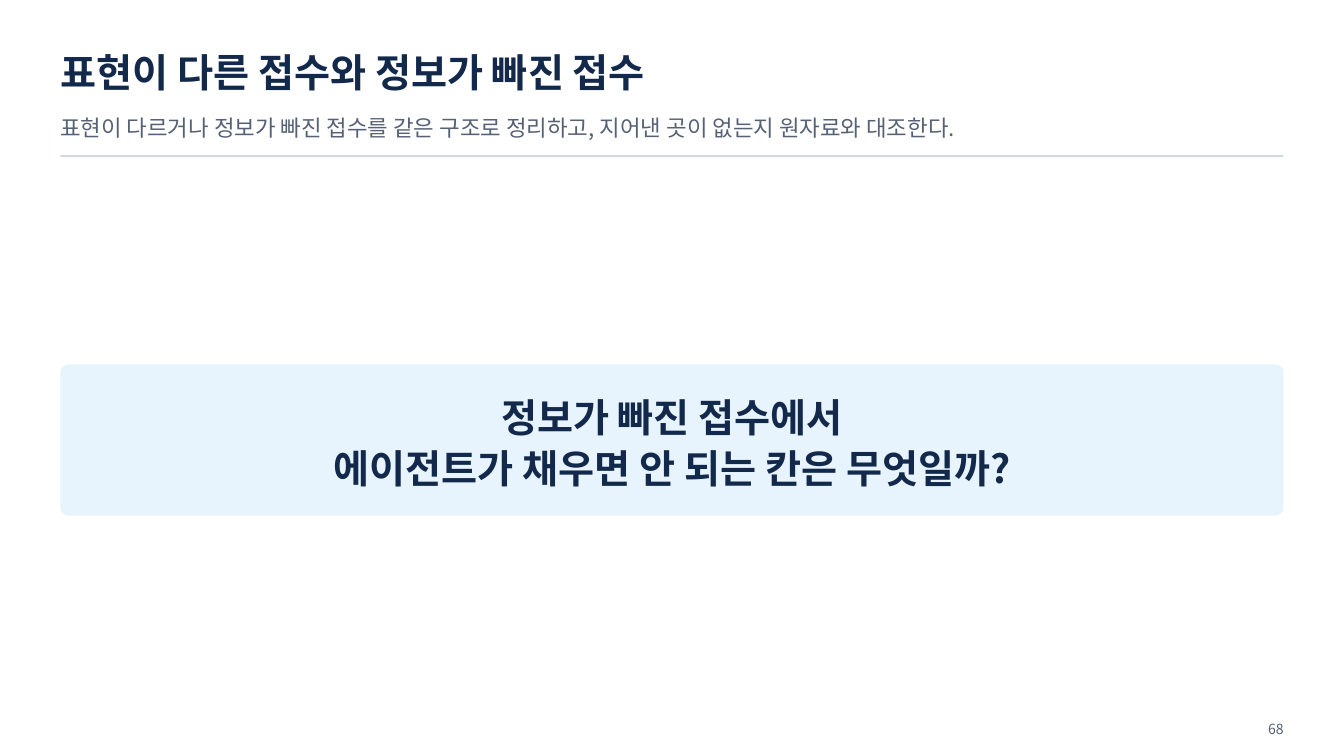
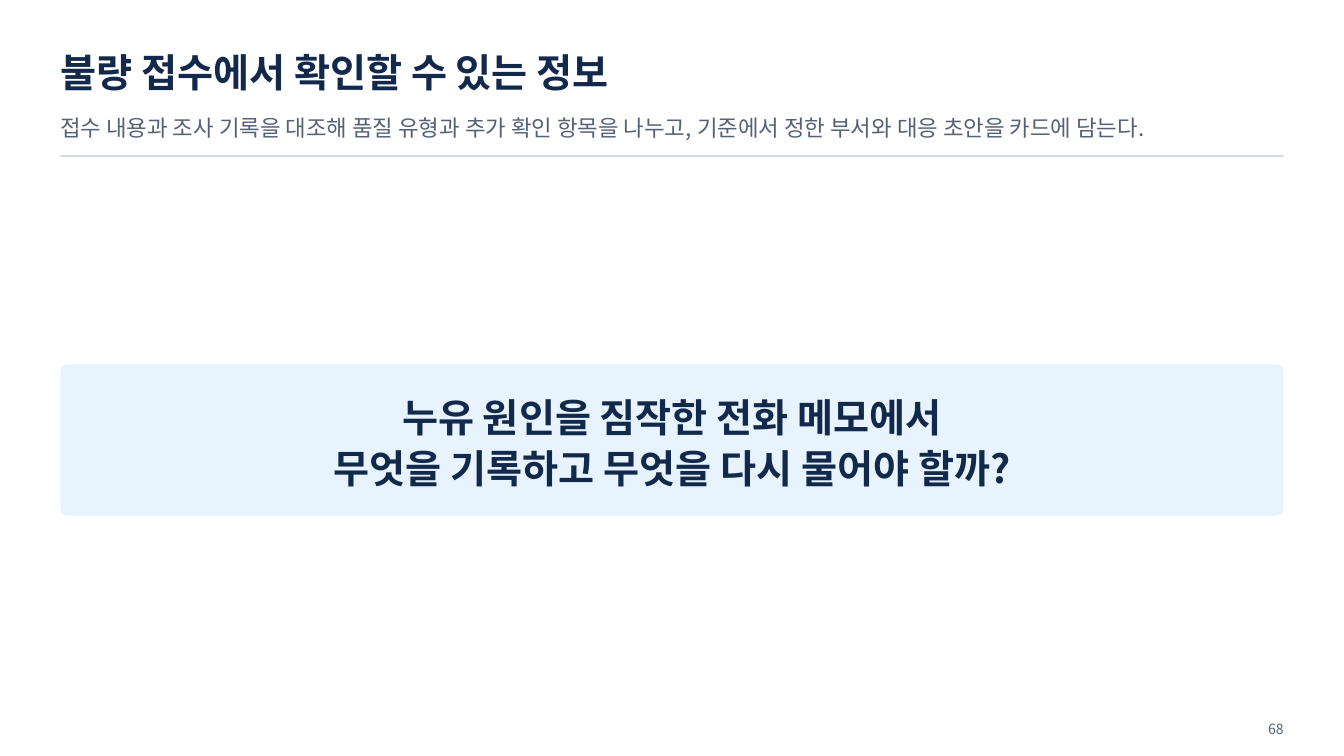
Before and after one commit to uengine-oss/hyd-iot-edu, a slide deck: slide 68 of workspace/강의제작/산출물/통합반/이론/05회차/통합반_05일차.pptx. Drawn at 1344x756 pixels with LibreOffice and Linux fonts; fonts in the diff are those of the drawing. Boxes give left, top, right and bottom in pixels: in the first picture for what was removed or moved away, otherwise in the second. Text is boxed around its words. In the diff, an @@ line names an element or a change of style, - is before the commit and + after.

Commit message:
통합반 5회차 67~68장 누유 전화 접수와 후속 업무 판단을 조사 기록과 대조한다

```diff
--- a/workspace/강의제작/산출물/통합반/이론/05회차/통합반_05일차.pptx
+++ b/workspace/강의제작/산출물/통합반/이론/05회차/통합반_05일차.pptx
@@ text at box(60, 54, 609, 91): text changed @@
-표현이 다른 접수와 정보가 빠진 접수
+불량 접수에서 확인할 수 있는 정보
@@ text at box(60, 117, 1144, 140): text changed @@
-표현이 다르거나 정보가 빠진 접수를 같은 구조로 정리하고, 지어낸 곳이 없는지 원자료와 대조한다.
+접수 내용과 조사 기록을 대조해 품질 유형과 추가 확인 항목을 나누고, 기준에서 정한 부서와 대응 초안을 카드에 담는다.
@@ text at box(334, 399, 1010, 487): text changed @@
-정보가 빠진 접수에서
-에이전트가 채우면 안 되는 칸은 무엇일까?
+누유 원인을 짐작한 전화 메모에서
+무엇을 기록하고 무엇을 다시 물어야 할까?
```
Also in this commit, not shown: 1 other slide changed, 19 other files.
